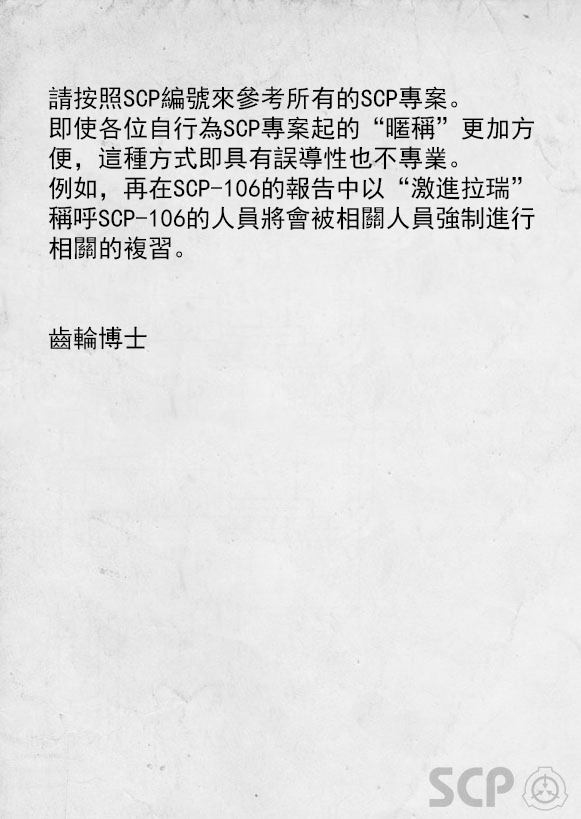
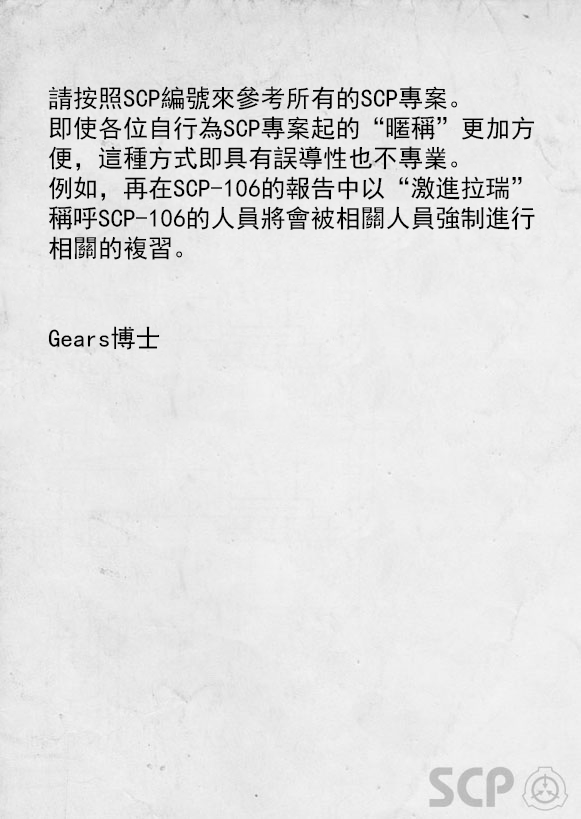
Two versions of the same layered image (581px x 819px). Layer-by-layer changes:
painted on "請按照SCP編號來參考所有的SCP專案。 即使各位自行為SCP專案起的“暱稱”更加方 便，這種方式即具有誤導性也不專業。 例如" over 48, 326, 160, 350
